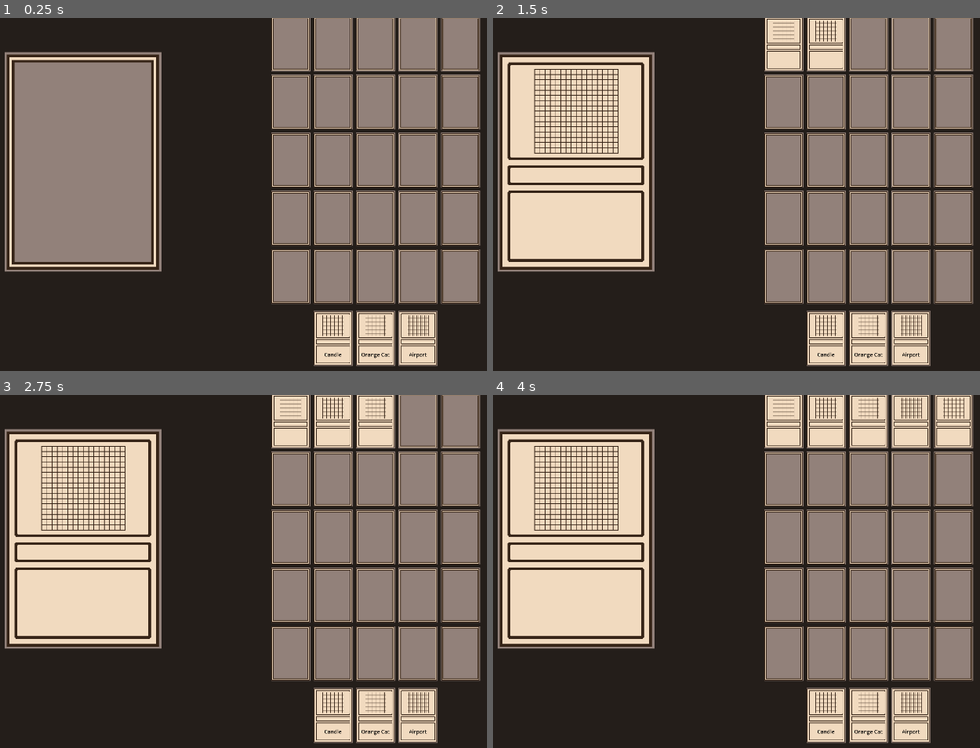
Above: before the commit, frames 1-4 (two rows, left to right).
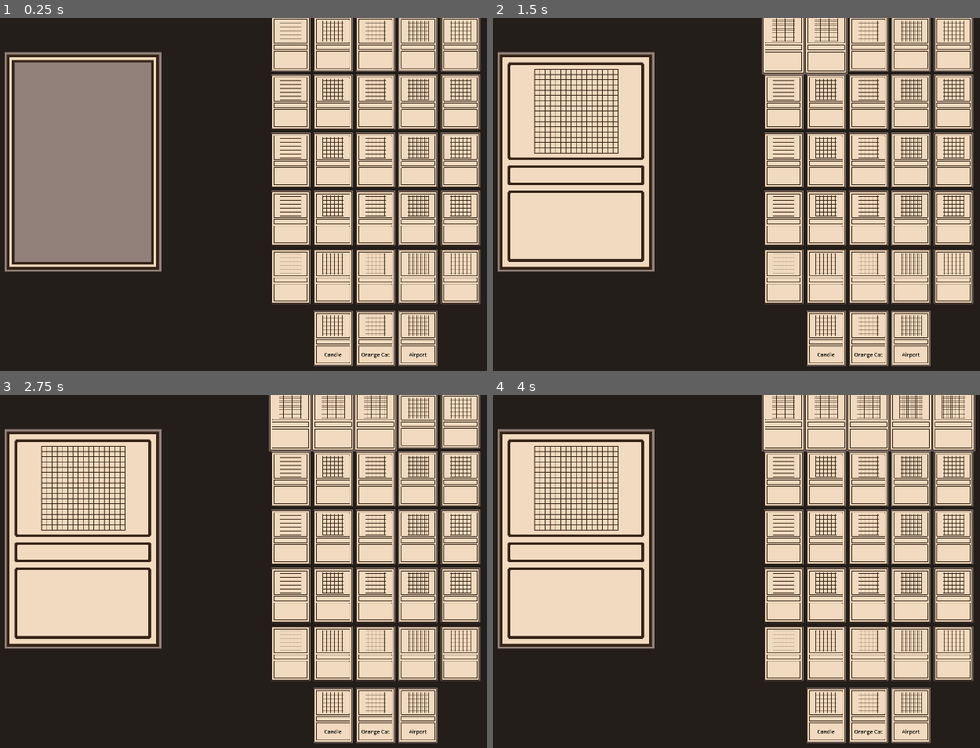
Above: after the commit, the same moments.

Repository: ViolaBuddy/GameOff2024
Game: Godot game, scene res://Main.tscn
Two runs of this game, one before a commit and one after it. Both use one fixed random seed, a clock stepped at 60 frames per second and the inputs below.
Inputs (mouse positions are in pixels of both pictures, inside the frame that each line leads up to):
- Up to frame 1 (0.25 s): no input
- Up to frame 2 (1.5 s): tap Enter at 0.5 s; move the mouse to (785, 42) at 0.52 s; press the mouse at (785, 42) at 0.53 s; tap Space at 1.25 s; move the mouse to (824, 42) at 1.27 s; release the mouse at (824, 42) at 1.28 s; click (824, 42) at 1.35 s
- Up to frame 3 (2.75 s): tap Enter at 2 s; move the mouse to (374, 419) at 2.02 s; press the mouse at (374, 419) at 2.03 s
- Up to frame 4 (4 s): tap Space at 2.75 s; move the mouse to (911, 419) at 2.77 s; release the mouse at (911, 419) at 2.78 s; click (911, 419) at 2.85 s; tap Enter at 3.5 s; move the mouse to (955, 419) at 3.52 s; press the mouse at (955, 419) at 3.53 s

The runs differ from the first frame. In frame 1, 26% of the frame differs, in the area x 56-99%, y 0-81%; in frame 2, 26%; in frame 3, 25%; in frame 4, 25%.

Commit message:
Fixed reinstantiation on every loop, Added selection system

Diff:
--- a/Globals.gd
+++ b/Globals.gd
@@ -5,3 +5,4 @@
 static var hoveredCard = null
 static var unhoveredCard = null
 static var clickedCard = null
+static var selectedCards = []
--- a/card.gd
+++ b/card.gd
@@ -1,7 +1,8 @@
-extends Node2D
+class_name Card extends Node2D
 
 var faceUp := true
 var nameText := ""
+var isSelected := false
 
 func _ready() -> void:
 	flipFaceUp()
@@ -22,6 +23,18 @@
 	$CardSprite.z_index = -1
 	$CardBackSprite.z_index = 1
 
+func toggleSelect() -> bool:
+	isSelected = !isSelected
+
+	if isSelected:
+		$CardSprite.scale *= 1.1
+		print("Increasing scale")
+	else:
+		$CardSprite.scale *= (1.0 / 1.1)
+		print("Decreasing scale")
+
+	return isSelected
+
 func setText(newText:String) -> void:
 	nameText = newText
 	$CardSprite.get_node("TitleText").text = newText
--- a/main.gd
+++ b/main.gd
@@ -20,21 +20,33 @@
 
 const HAND_SIZE = 3
 
-const BOARD_WIDTH = 5
-const BOARD_HEIGHT = 5
-const CARD_WIDTH = 240
-const CARD_HEIGHT = 336
-const BOARD_SCALE = 0.5
-const SPACE_BETWEEN_CARDS = 10
-const BOARD_OFFSET_X = -((CARD_WIDTH*BOARD_SCALE+SPACE_BETWEEN_CARDS)*BOARD_WIDTH) / 2  + CARD_WIDTH*BOARD_SCALE/2
-const BOARD_OFFSET_Y = -((CARD_HEIGHT*BOARD_SCALE+SPACE_BETWEEN_CARDS)*BOARD_HEIGHT) / 2 + CARD_HEIGHT*BOARD_SCALE/2
+const BOARD_WIDTH := 5
+const BOARD_HEIGHT := 5
+const CARD_WIDTH_PX := 240
+const CARD_HEIGHT_PX := 336
+
+const BOARD_SCALE := 0.5
+const SPACE_BETWEEN_CARDS_PX := 10
+const BOARD_OFFSET_X = -((CARD_WIDTH_PX*BOARD_SCALE+SPACE_BETWEEN_CARDS_PX)*BOARD_WIDTH) / 2  + CARD_WIDTH_PX*BOARD_SCALE/2
+const BOARD_OFFSET_Y = -((CARD_HEIGHT_PX*BOARD_SCALE+SPACE_BETWEEN_CARDS_PX)*BOARD_HEIGHT) / 2 + CARD_HEIGHT_PX*BOARD_SCALE/2
 
 @onready var instancedCard = preload("res://Card.tscn")
 @onready var Hand = $Hand
 @onready var Preview = $Preview
 
 func _ready() -> void:
-	# create board
+	# set up deck
+	deck.shuffle()
+	for i in range(HAND_SIZE):
+		draw_from_deck()
+
+	# set up preview
+	var previewClickArea = Preview.get_node("ClickArea")
+	Preview.remove_child(previewClickArea)
+	previewClickArea.queue_free()
+	Preview.flipFaceDown()
+
+	# Initialize Board
 	for r in range(BOARD_HEIGHT):
 		board_state.append([])
 		for c in range(BOARD_WIDTH):
@@ -42,26 +54,14 @@
 			board_state[r].append(myCard)
 			$Board.add_child(myCard)
 			myCard.position = Vector2(
-				(CARD_WIDTH*BOARD_SCALE+SPACE_BETWEEN_CARDS)*c + BOARD_OFFSET_X,
-				(CARD_HEIGHT*BOARD_SCALE+SPACE_BETWEEN_CARDS)*r + BOARD_OFFSET_Y)
-			myCard.scale = Vector2(BOARD_SCALE, BOARD_SCALE)
-			myCard.flipFaceDown()
-
-	# set up deck
-	deck.shuffle()
-	for i in range(HAND_SIZE):
-		draw_card()
-	update_hand_visualization()
-
-	# set up preview
-	var previewClickArea = Preview.get_node("ClickArea")
-	Preview.remove_child(previewClickArea)
-	previewClickArea.queue_free()
-	Preview.flipFaceDown()
+				(CARD_WIDTH_PX*BOARD_SCALE+SPACE_BETWEEN_CARDS_PX)*c + BOARD_OFFSET_X,
+				(CARD_HEIGHT_PX*BOARD_SCALE+SPACE_BETWEEN_CARDS_PX)*r + BOARD_OFFSET_Y)
+			myCard.scale = Vector2(1.0, 1.0) * BOARD_SCALE
 
 func _process(delta: float) -> void:
+	### Any game state updates go here
 	if Globals.clickedCard:
-		Globals.clickedCard.flip()
+		Globals.clickedCard.toggleSelect()
 		Globals.clickedCard = null
 
 	if Globals.unhoveredCard:
@@ -79,24 +79,29 @@
 			Preview.setText("")
 			Globals.unhoveredCard = null
 
+	### Any display updates go hear
+	draw_board()
+	draw_hand()
 
-func draw_card() -> void:
+func draw_from_deck() -> void:
 	var drawn_card = deck.pop_back()
 	player_hand.push_back(drawn_card)
 
-func update_hand_visualization() -> void:
-	# TODO: there's surely a better way to do this than deleting and re-creating them all
-	for child in Hand.get_children():
-		Hand.remove_child(child)
-		child.queue_free()
+func draw_board() -> void:
+	# create board
+	for r in range(BOARD_HEIGHT):
 
-	var card_offset_x = -((CARD_WIDTH*BOARD_SCALE+SPACE_BETWEEN_CARDS)*len(player_hand)) / 2  + CARD_WIDTH*BOARD_SCALE/2
+		for c in range(BOARD_WIDTH):
+			var myCard = board_state[r][c]
 
+func draw_hand() -> void:
 	for i in range(len(player_hand)):
+		var card_offset_x = -((CARD_WIDTH_PX*BOARD_SCALE+SPACE_BETWEEN_CARDS_PX)*len(player_hand)) / 2  + CARD_WIDTH_PX*BOARD_SCALE/2
+
 		var myCard = instancedCard.instantiate()
 		Hand.add_child(myCard)
 		myCard.position = Vector2(
-			(CARD_WIDTH*BOARD_SCALE+SPACE_BETWEEN_CARDS)*i + card_offset_x,
+			(CARD_WIDTH_PX*BOARD_SCALE+SPACE_BETWEEN_CARDS_PX)*i + card_offset_x,
 			0)
 		myCard.scale = Vector2(BOARD_SCALE, BOARD_SCALE)
 
Binary file added: assets/images/mtg_blank_frame.jpg
